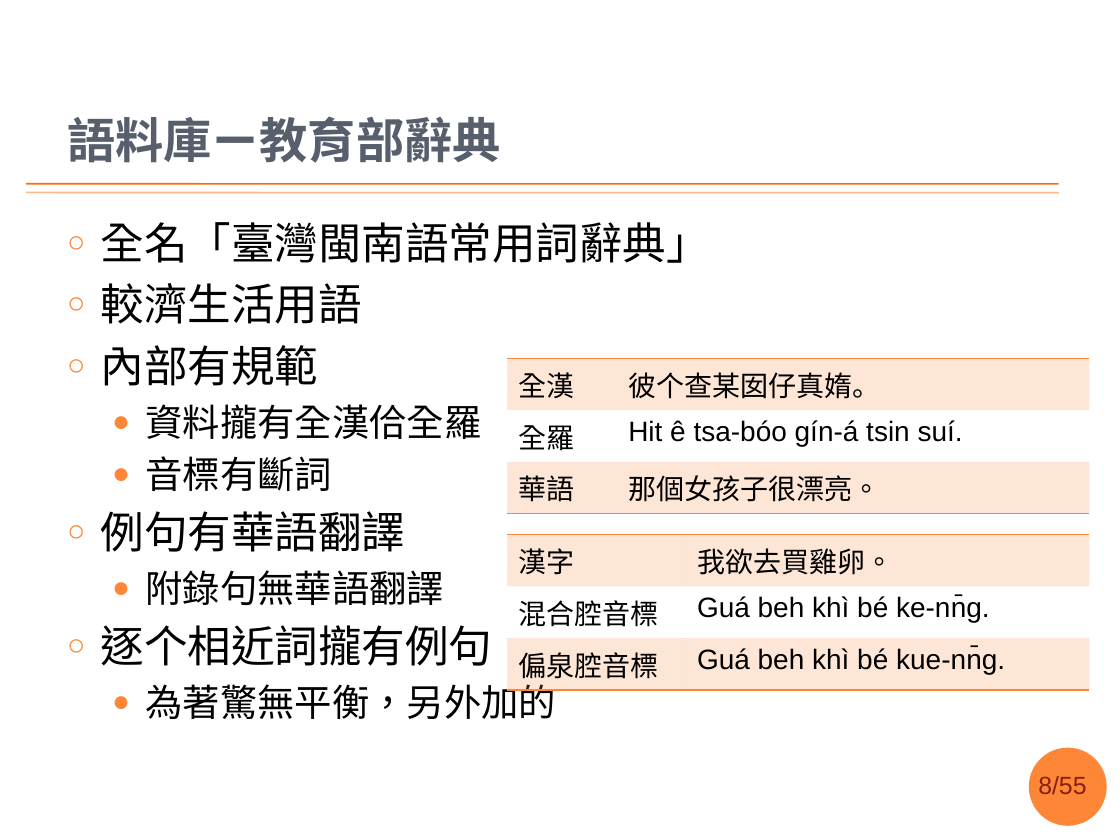
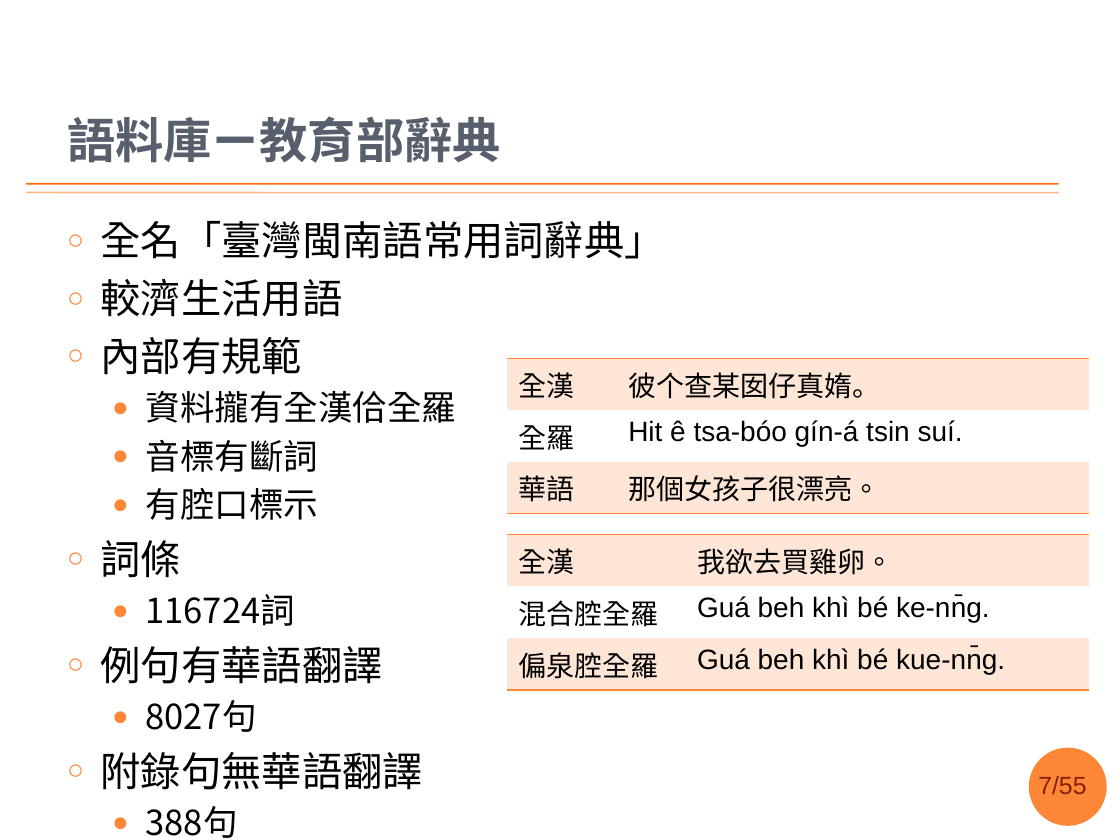
Before and after one commit to sih4sing5hong5/po3-ko3_tau5-iann2-phinn3, a slide deck: slide 7 of 翻譯報告.pptx (slide 8 before the commit). Drawn at 1120x840 pixels with LibreOffice and Linux fonts; fonts in the diff are those of the drawing; background and template pictures are left out. Boxes give left, top, right and bottom in pixels: in the first picture for what was removed or moved away, otherwise in the second. Text is boxed around its words. In the diff, an @@ line names an element or a change of style, - is before the commit and + after.

```diff
--- a/翻譯報告.pptx
+++ b/翻譯報告.pptx
@@ text at (x1=101, y1=221, x2=665, y2=790): size 28 to 25.9 pt in "全名「臺灣閩南語常用詞辭典」", "較濟生活用語", "內部有規範", "例句有華語翻譯"; size 24 to 22.2 pt in "資料攏有全漢佮全羅", "音標有斷詞"; size 24 to 25.9 pt in "附錄句無華語翻譯"; bullet ● to ○; list level 2 to 1 in "附錄句無華語翻譯" @@
@@ text at (x1=101, y1=488, x2=319, y2=626): paragraphs added @@
+  ● 有腔口標示
+○ 詞條
+  ● 116724詞
@@ table at (x1=507, y1=534, x2=1090, y2=683) @@
-row 1, column 1: 漢字
+row 1, column 1: 全漢
-row 2, column 1: 混合腔音標
+row 2, column 1: 混合腔全羅
-row 3, column 1: 偏泉腔音標
+row 3, column 1: 偏泉腔全羅
@@ text at (x1=101, y1=625, x2=557, y2=719): text changed; size 24 to 22.2 pt @@
-○ 逐个相近詞攏有例句
-  ● 為著驚無平衡，另外加的
+  ● 388句
@@ text at (x1=146, y1=700, x2=257, y2=732): paragraph added @@
+  ● 8027句
@@ page number at (x1=1038, y1=776, x2=1086, y2=794): text changed @@
-8/55
+7/55
```
Also in this commit, not shown: 11 other slides changed, 3 slides added, 1 slide removed.
